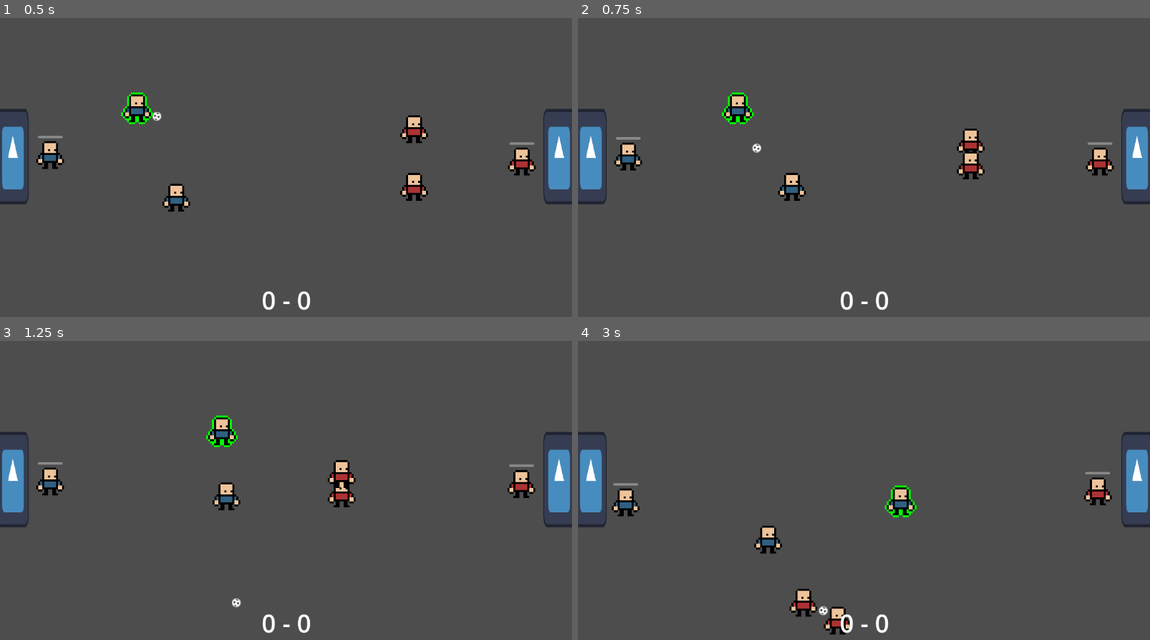
Above: before the commit, frames 1-4 (two rows, left to right).
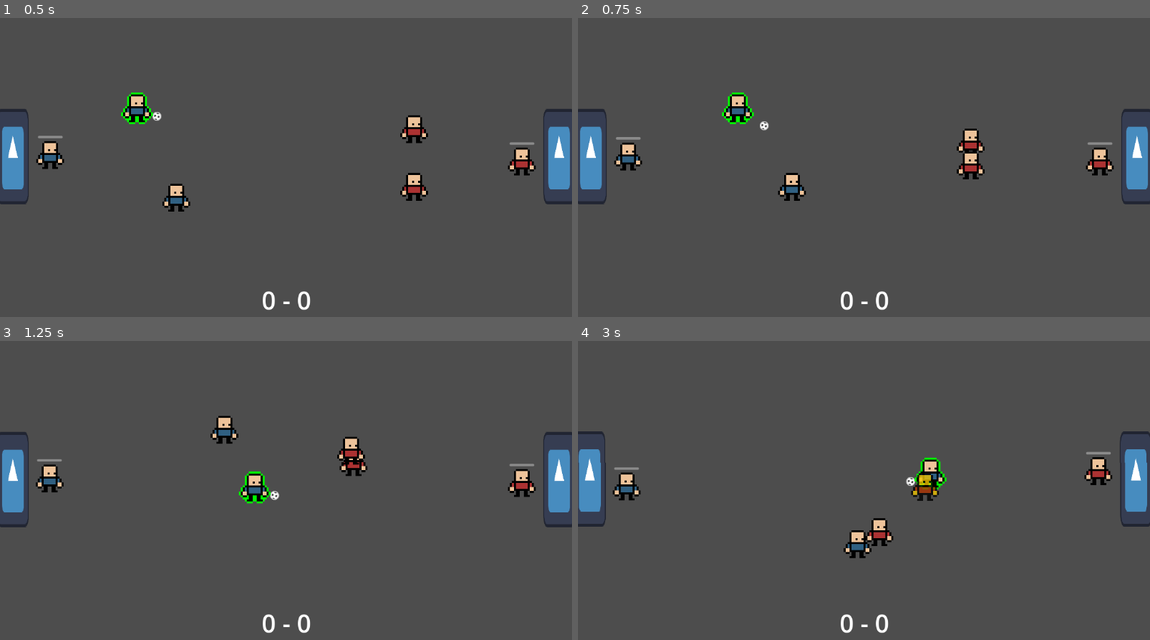
Above: after the commit, the same moments.

Repository: david8zhang/spooky-soccer
Game: Godot game, scene res://scenes/Main.tscn
Same seed, same stepped clock (60 frames per second), same inputs: the game is played once before the commit and once after it. The engine's default icon, where the game draws it, is replaced by a stand-in: a white triangle on a blue panel in a dark square.
Inputs:
- Up to frame 1 (0.5 s): no input
- Up to frame 2 (0.75 s): hold Right (move_right) from 0.53 s (still down); tap Space (pass) at 0.6 s
- Up to frame 3 (1.25 s): keep holding Right (move_right)
- Up to frame 4 (3 s): release Right (move_right) at 1.28 s; hold Down (move_down) 1.28-2.03 s; tap Space (pass) at 1.35, 2.3 s; hold Right (move_right) 2.03-2.78 s; tap F (shoot) at 2.1 s; hold Up (move_up) from 2.78 s (still down); tap X (steal) at 2.85 s

Frame 1 is identical in both runs. In frame 2, less than 0.1% of the frame differs, in the area x 30-34%, y 34-46%; in frame 3, 2.5%; in frame 4, 4.2%, in the area x 0-100%, y 30-99%.

Commit message:
make passes more accurate

Diff:
--- a/prefabs/CPUFieldPlayerAI.tscn
+++ b/prefabs/CPUFieldPlayerAI.tscn
@@ -16,9 +16,7 @@
 [ext_resource type="Script" path="res://scripts/behavior_tree/IsOpen.gd" id="8_bns73"]
 [ext_resource type="Script" path="res://scripts/behavior_tree/SaveOpenPassTarget.gd" id="11_88kw3"]
 [ext_resource type="Script" path="res://scripts/behavior_tree/PassBall.gd" id="11_rjhhn"]
-[ext_resource type="Script" path="res://scripts/behavior_tree/IsInDanger.gd" id="13_7widk"]
 [ext_resource type="Script" path="res://scripts/behavior_tree/IsAtPositionForTooLong.gd" id="13_n8y3q"]
-[ext_resource type="Script" path="res://scripts/behavior_tree/RunAwayFromPlayer.gd" id="14_1xmdo"]
 [ext_resource type="Script" path="res://scripts/behavior_tree/SaveOffensivePosition.gd" id="14_s5dla"]
 [ext_resource type="Script" path="res://scripts/behavior_tree/MoveToOffensivePosition.gd" id="15_svf2b"]
 [ext_resource type="Script" path="res://scripts/behavior_tree/SaveOffensiveSupportPosition.gd" id="17_hd2kq"]
@@ -32,7 +30,7 @@
 
 [node name="CPUFieldPlayerAI" type="Node" node_paths=PackedStringArray("blackboard", "actor")]
 script = ExtResource("1_xsn7y")
-blackboard = NodePath("@Node@17991")
+blackboard = NodePath("@Node@26461")
 actor = NodePath("..")
 
 [node name="RootSequence" type="Node" parent="."]
@@ -113,31 +111,19 @@
 [node name="PassBall" type="Node" parent="RootSequence/JustScoredSelector/LooseBallSelector/OffenseOrDefense/OffenseSequence/OnOrOffball/OnballSequence/ShouldShootOrNot/ShouldPassOrNot/PassSequence"]
 script = ExtResource("11_rjhhn")
 
-[node name="ShouldRetreat" type="Node" parent="RootSequence/JustScoredSelector/LooseBallSelector/OffenseOrDefense/OffenseSequence/OnOrOffball/OnballSequence/ShouldShootOrNot/ShouldPassOrNot"]
+[node name="ShouldReposition" type="Node" parent="RootSequence/JustScoredSelector/LooseBallSelector/OffenseOrDefense/OffenseSequence/OnOrOffball/OnballSequence/ShouldShootOrNot/ShouldPassOrNot"]
 script = ExtResource("2_8as02")
 
-[node name="RetreatSequence" type="Node" parent="RootSequence/JustScoredSelector/LooseBallSelector/OffenseOrDefense/OffenseSequence/OnOrOffball/OnballSequence/ShouldShootOrNot/ShouldPassOrNot/ShouldRetreat"]
+[node name="RepositionSequence" type="Node" parent="RootSequence/JustScoredSelector/LooseBallSelector/OffenseOrDefense/OffenseSequence/OnOrOffball/OnballSequence/ShouldShootOrNot/ShouldPassOrNot/ShouldReposition"]
 script = ExtResource("2_erdwv")
 
-[node name="IsInDanger" type="Node" parent="RootSequence/JustScoredSelector/LooseBallSelector/OffenseOrDefense/OffenseSequence/OnOrOffball/OnballSequence/ShouldShootOrNot/ShouldPassOrNot/ShouldRetreat/RetreatSequence"]
-script = ExtResource("13_7widk")
-
-[node name="RunAwayFromPlayer" type="Node" parent="RootSequence/JustScoredSelector/LooseBallSelector/OffenseOrDefense/OffenseSequence/OnOrOffball/OnballSequence/ShouldShootOrNot/ShouldPassOrNot/ShouldRetreat/RetreatSequence"]
-script = ExtResource("14_1xmdo")
-
-[node name="ShouldReposition" type="Node" parent="RootSequence/JustScoredSelector/LooseBallSelector/OffenseOrDefense/OffenseSequence/OnOrOffball/OnballSequence/ShouldShootOrNot/ShouldPassOrNot/ShouldRetreat"]
-script = ExtResource("2_8as02")
-
-[node name="RepositionSequence" type="Node" parent="RootSequence/JustScoredSelector/LooseBallSelector/OffenseOrDefense/OffenseSequence/OnOrOffball/OnballSequence/ShouldShootOrNot/ShouldPassOrNot/ShouldRetreat/ShouldReposition"]
-script = ExtResource("2_erdwv")
-
-[node name="IsAtPositionForTooLong" type="Node" parent="RootSequence/JustScoredSelector/LooseBallSelector/OffenseOrDefense/OffenseSequence/OnOrOffball/OnballSequence/ShouldShootOrNot/ShouldPassOrNot/ShouldRetreat/ShouldReposition/RepositionSequence"]
+[node name="IsAtPositionForTooLong" type="Node" parent="RootSequence/JustScoredSelector/LooseBallSelector/OffenseOrDefense/OffenseSequence/OnOrOffball/OnballSequence/ShouldShootOrNot/ShouldPassOrNot/ShouldReposition/RepositionSequence"]
 script = ExtResource("13_n8y3q")
 
-[node name="SaveOffensivePosition" type="Node" parent="RootSequence/JustScoredSelector/LooseBallSelector/OffenseOrDefense/OffenseSequence/OnOrOffball/OnballSequence/ShouldShootOrNot/ShouldPassOrNot/ShouldRetreat/ShouldReposition/RepositionSequence"]
+[node name="SaveOffensivePosition" type="Node" parent="RootSequence/JustScoredSelector/LooseBallSelector/OffenseOrDefense/OffenseSequence/OnOrOffball/OnballSequence/ShouldShootOrNot/ShouldPassOrNot/ShouldReposition/RepositionSequence"]
 script = ExtResource("14_s5dla")
 
-[node name="MoveToOffensivePosition" type="Node" parent="RootSequence/JustScoredSelector/LooseBallSelector/OffenseOrDefense/OffenseSequence/OnOrOffball/OnballSequence/ShouldShootOrNot/ShouldPassOrNot/ShouldRetreat/ShouldReposition"]
+[node name="MoveToOffensivePosition" type="Node" parent="RootSequence/JustScoredSelector/LooseBallSelector/OffenseOrDefense/OffenseSequence/OnOrOffball/OnballSequence/ShouldShootOrNot/ShouldPassOrNot/ShouldReposition"]
 script = ExtResource("15_svf2b")
 
 [node name="ShouldReposition" type="Node" parent="RootSequence/JustScoredSelector/LooseBallSelector/OffenseOrDefense/OffenseSequence/OnOrOffball"]
--- a/prefabs/PlayerFieldPlayer.tscn
+++ b/prefabs/PlayerFieldPlayer.tscn
@@ -27,7 +27,7 @@
 script = ExtResource("1_ejapt")
 
 [node name="PlayerFieldPlayerAI" parent="." node_paths=PackedStringArray("blackboard", "actor") instance=ExtResource("2_ede0m")]
-blackboard = NodePath("@Node@23874")
+blackboard = NodePath("@Node@25764")
 actor = NodePath("..")
 
 [node name="ContextMap" parent="." instance=ExtResource("2_xnjla")]
--- a/scripts/FieldPlayer.gd
+++ b/scripts/FieldPlayer.gd
@@ -101,9 +101,16 @@
 		var x_diff = -BALL_DRIBBLE_GAP if curr_direction == Direction.LEFT else BALL_DRIBBLE_GAP
 		ball.global_position = Vector2(global_position.x + x_diff, global_position.y + 20)
 
+		var pass_time = 0.5
+		var dist_to_target = pass_target.global_position.distance_to(global_position)
+		var pass_speed = dist_to_target / pass_time
+
+		# Pass ball to where the target is going to be instead of where the target is
+		var dead_reckoning_pos = pass_target.global_position + pass_target.linear_velocity * 0.5
+
 		is_on_pass_cooldown = true
-		var dir = (pass_target.global_position - ball.global_position).normalized()
-		var velocity_vector = dir * PASS_SPEED
+		var dir = (dead_reckoning_pos - ball.global_position).normalized()
+		var velocity_vector = dir * pass_speed
 		ball.linear_velocity = velocity_vector
 		ball.curr_poss_status = Ball.POSS_STATUS.LOOSE
 		lose_poss_of_ball()
Not shown: 1 places in prefabs/CPUFieldPlayerAI.tscn that only renumber resources
